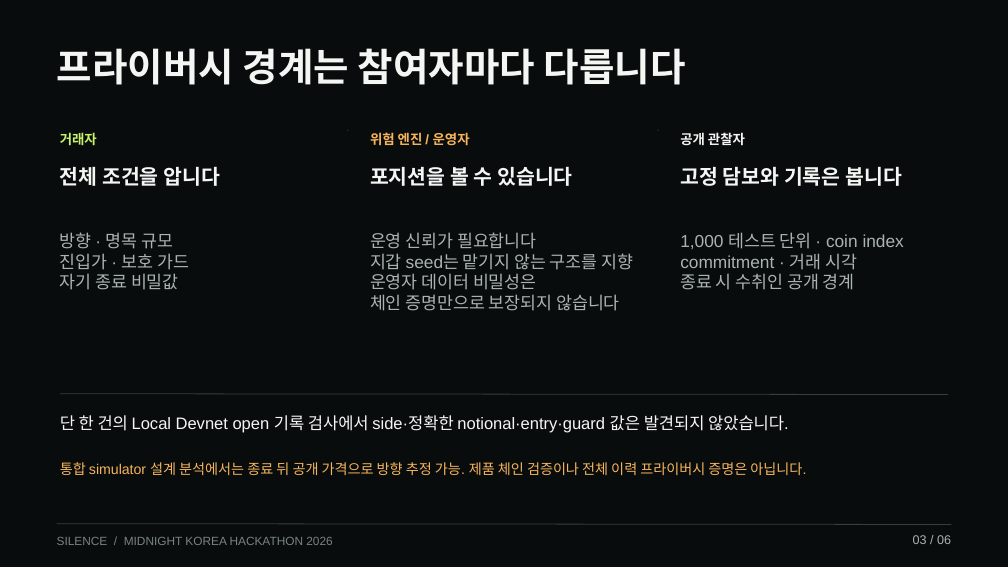
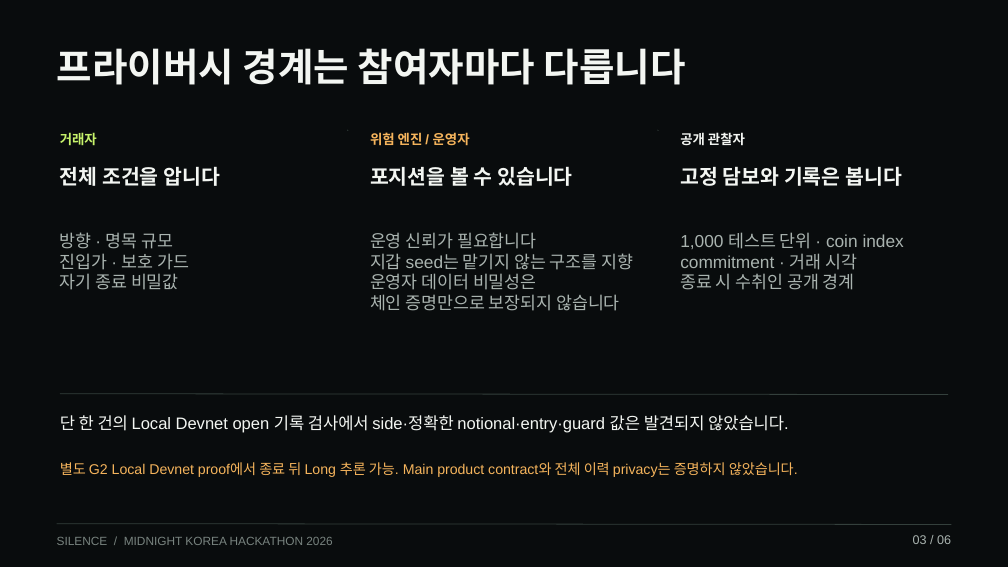
Before and after one commit to diveyreadytodive-star/midnight-fair-launch, a slide deck: slide 3 of artifacts/output/SILENCE-Midnight-Korea-Hackathon-2026.pptx. Drawn at 1008x567 pixels with LibreOffice and Linux fonts; fonts in the diff are those of the drawing. Boxes give left, top, right and bottom in pixels: in the first picture for what was removed or moved away, otherwise in the second. Text is boxed around its words. In the diff, an @@ line names an element or a change of style, - is before the commit and + after.

```diff
--- a/artifacts/output/SILENCE-Midnight-Korea-Hackathon-2026.pptx
+++ b/artifacts/output/SILENCE-Midnight-Korea-Hackathon-2026.pptx
@@ text at [60, 462, 798, 477]: text changed @@
-통합 simulator 설계 분석에서는 종료 뒤 공개 가격으로 방향 추정 가능. 제품 체인 검증이나 전체 이력 프라이버시 증명은 아닙니다.
+별도 G2 Local Devnet proof에서 종료 뒤 Long 추론 가능. Main product contract와 전체 이력 privacy는 증명하지 않았습니다.
```
Also in this commit, not shown: 1 other slide changed, 1 slide added, 1 slide removed, 14 other files.
